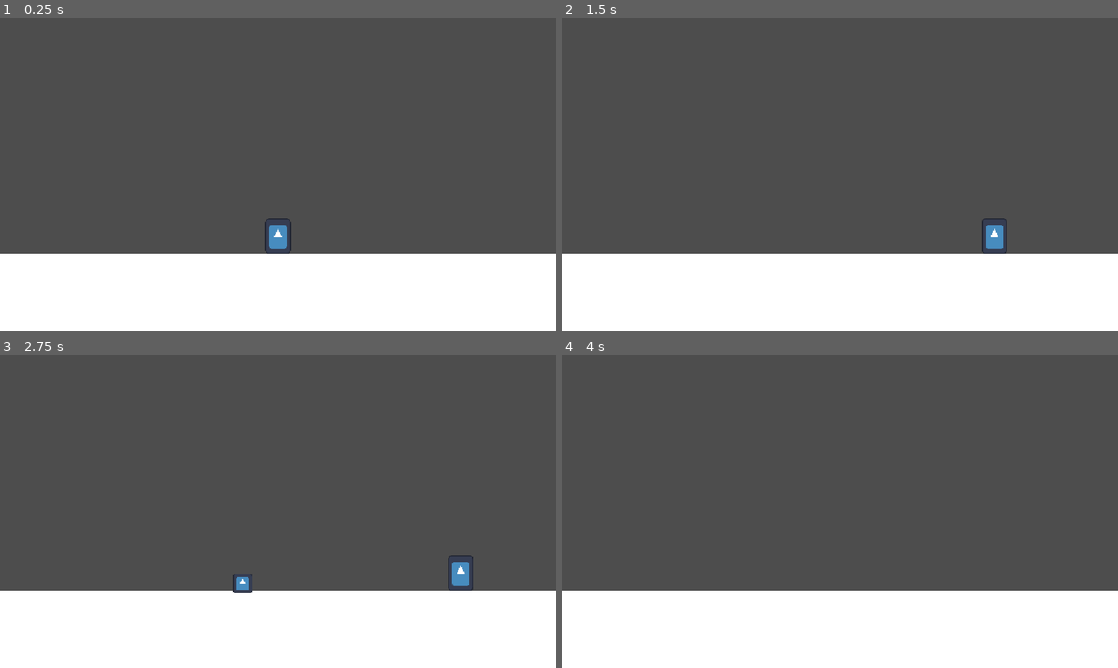
Above: before the commit, frames 1-4 (two rows, left to right).
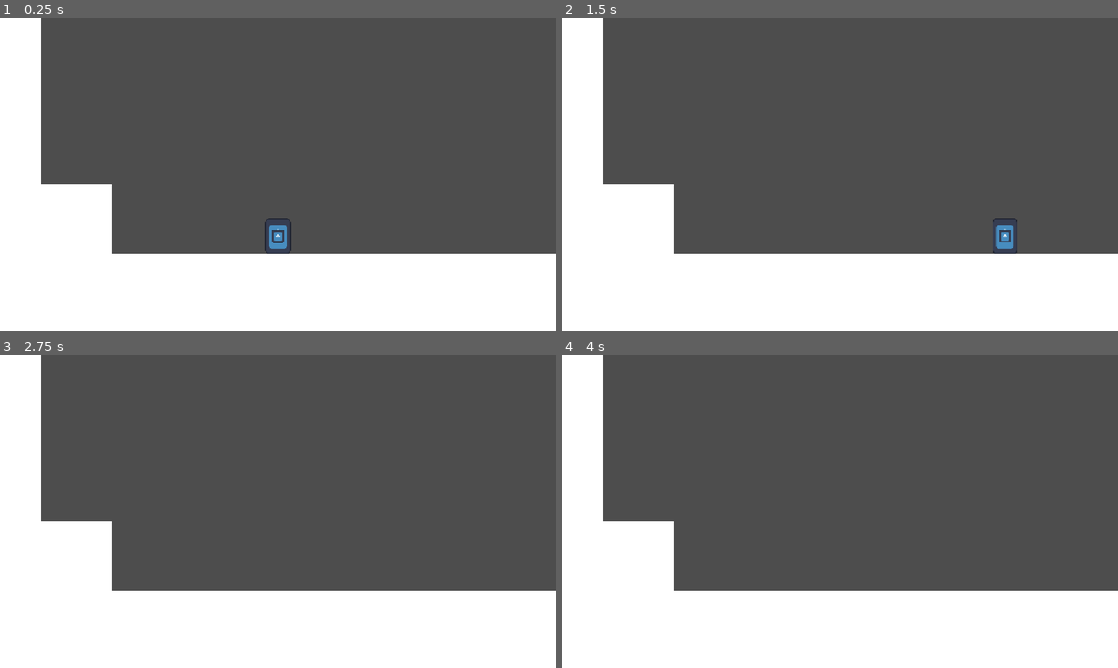
Above: after the commit, the same moments.

Repository: nilstop/SnowmanGame
Game: Godot game, scene res://stage.tscn
The game is run twice, just before and just after one commit, with the same random seed, the same clock (stepped at 60 frames per second) and the same inputs. The engine's default icon, where the game draws it, is replaced by a stand-in: a white triangle on a blue panel in a dark square.
Inputs:
- Up to frame 1 (0.25 s): no input
- Up to frame 2 (1.5 s): tap Enter at 0.5 s; hold Right (right) from 0.53 s (still down); tap X (shoot) at 0.6 s; tap Z (jump) at 0.77, 1.07 s; tap Space (water, bound only after the commit) at 0.8, 1.35 s
- Up to frame 3 (2.75 s): tap Z (jump) at 1.52, 1.55, 1.82, 2.1 s; release Right (right) at 2.03 s; hold Left (left) from 2.03 s (still down); tap X (shoot) at 2.3 s
- Up to frame 4 (4 s): release Left (left) at 2.78 s; hold Right (right) from 2.78 s (still down); tap X (shoot) at 2.85 s; tap Z (jump) at 3.02, 3.32, 3.77, 3.8 s; tap Space (water, bound only after the commit) at 3.05, 3.6 s

The runs differ from the first frame. In frame 1, 8.5% of the frame differs, in the area x 0-52%, y 0-76%; in frame 2, 8.8%; in frame 3, 8.8%, in the area x 0-86%, y 0-76%; in frame 4, 8.4%.

Commit message:
Water can slide on floor and walls, not corner facing out

Diff:
--- a/project.godot
+++ b/project.godot
@@ -21,7 +21,7 @@
 
 [global_group]
 
-floor=""
+environment=""
 
 [input]
 
@@ -55,6 +55,21 @@
 "events": [Object(InputEventKey,"resource_local_to_scene":false,"resource_name":"","device":-1,"window_id":0,"alt_press …(195 unchanged characters)…
 ]
 }
+water={
+"deadzone": 0.2,
+"events": [Object(InputEventKey,"resource_local_to_scene":false,"resource_name":"","device":-1,"window_id":0,"alt_pressed":false,"shift_pressed":false,"ctrl_pressed":false,"meta_pressed":false,"pressed":false,"keycode":0,"physical_keycode":32,"key_label":0,"unicode":32,"location":0,"echo":false,"script":null)
+]
+}
+ice={
+"deadzone": 0.2,
+"events": [Object(InputEventKey,"resource_local_to_scene":false,"resource_name":"","device":-1,"window_id":0,"alt_pressed":false,"shift_pressed":false,"ctrl_pressed":false,"meta_pressed":false,"pressed":false,"keycode":0,"physical_keycode":65,"key_label":0,"unicode":97,"location":0,"echo":false,"script":null)
+]
+}
+steam={
+"deadzone": 0.2,
+"events": [Object(InputEventKey,"resource_local_to_scene":false,"resource_name":"","device":-1,"window_id":0,"alt_pressed":false,"shift_pressed":false,"ctrl_pressed":false,"meta_pressed":false,"pressed":false,"keycode":0,"physical_keycode":67,"key_label":0,"unicode":99,"location":0,"echo":false,"script":null)
+]
+}
 
 [layer_names]
 
--- a/snowball.gd
+++ b/snowball.gd
@@ -1,4 +1,5 @@
 extends Area2D
+
 
 var velocity: Vector2
 var direction: Vector2
@@ -6,18 +7,21 @@
 
 const GRAVITY = 0.7
 const SPEED = 24.0
-const START_UP_VELOCITY = -5.0
+const START_UP_VELOCITY = -8.0
 
 func _ready() -> void:
+	# Set start velocity, extra velocity upwards if only facing right or left
 	velocity = direction * SPEED
-	if velocity.normalized() == Vector2.LEFT or velocity.normalized() == Vector2.RIGHT:
+	if velocity.normalized().y >= 0:
 		velocity += Vector2(0,START_UP_VELOCITY)
 
 func _physics_process(delta: float) -> void:
 	# Set velocity and move
 	velocity.y += GRAVITY
+	if velocity.y >= 0:
+		velocity.y += GRAVITY * 0.8
 	global_position += velocity
 
 func _on_body_entered(body: Node2D) -> void:
-	if body.is_in_group("floor"):
+	if body.is_in_group("environment"):
 		queue_free()
--- a/snowman.gd
+++ b/snowman.gd
@@ -1,45 +1,95 @@
 extends CharacterBody2D
+
+@onready var sprite: Sprite2D = $Sprite2D
+@onready var snowman_shape: CollisionShape2D = $SnowmanShape
+@onready var water_shape: CollisionShape2D = $WaterShape
+
+
+enum States {Snow, Water, Ice, Steam}
 
 @export var snowball: PackedScene
 
+var state: States = States.Snow: set = set_state
 var facing := Vector2.RIGHT
 var throw_direction: Vector2
 
+const PLACEHOLDER_SNOWMAN_SIZE = Vector2(0.4, 0.578)
+const PLACEHOLDER_WATER_SIZE = Vector2(0.2, 0.2)
 const SPEED = 400.0
+const WATER_SPEED = 600.0
 const JUMP_VELOCITY = -650.0
 const ACCELERATION = 0.1
 const DECELERATION = 0.2
 const GRAVITY = 1200
 const RELEASE_VELOCITY = -350.0
 
+func set_state(new_state):
+	water_shape.disabled = true
+	snowman_shape.disabled = true
+
+	if new_state == States.Water:
+
+		move_and_collide(Vector2.DOWN * 25)
+		water_shape.disabled = false
+		velocity = Vector2.ZERO
+		sprite.scale = PLACEHOLDER_WATER_SIZE
+
+	if new_state == States.Snow:
+
+		snowman_shape.disabled = false
+
+		sprite.scale = PLACEHOLDER_SNOWMAN_SIZE
+
+	state = new_state
+
 func _physics_process(delta: float) -> void:
-	# Add the gravity.
-	if not is_on_floor():
-		velocity.y += GRAVITY * delta
-		if velocity.y >= -200:
-			velocity.y += GRAVITY * 1.1 * delta
+	#region Snowman
+	if state == States.Snow:
+		# Add the gravity.
+		if not is_on_floor():
+			velocity.y += GRAVITY * delta
+			if velocity.y >= -200:
+				velocity.y += GRAVITY * 1.1 * delta
+		# Handle jump.
+		if Input.is_action_just_pressed("jump") and is_on_floor():
+			velocity.y = JUMP_VELOCITY
+		if Input.is_action_just_released("jump") and not is_on_floor() and velocity.y <= RELEASE_VELOCITY:
+			velocity.y = RELEASE_VELOCITY
+		# Get the input direction and handle the movement/deceleration.
+		var direction := Input.get_axis("left", "right")
+		set_facing(direction)
+		if direction:
+			velocity.x = lerp(velocity.x, direction * SPEED, ACCELERATION)
+		else:
+			velocity.x = lerp(velocity.x, 0.0, DECELERATION)
+	#endregion
+	#region water
+	if state == States.Water:
 
-	# Handle jump.
-	if Input.is_action_just_pressed("jump") and is_on_floor():
-		velocity.y = JUMP_VELOCITY
-	if Input.is_action_just_released("jump") and not is_on_floor() and velocity.y <= RELEASE_VELOCITY:
-		velocity.y = RELEASE_VELOCITY
-	# Get the input direction and handle the movement/deceleration.
-	# As good practice, you should replace UI actions with custom gameplay actions.
-	var direction := Input.get_axis("left", "right")
-	set_facing(direction)
-	if direction:
-		velocity.x = lerp(velocity.x, direction * SPEED, ACCELERATION)
-	else:
-		velocity.x = lerp(velocity.x, 0.0, DECELERATION)
-
+		var x_dir = Input.get_axis("left", "right")
+		var y_dir = Input.get_axis("up", "down")
+		if is_on_floor() or is_on_ceiling():
+			velocity.x = x_dir * WATER_SPEED
+		else:
+			velocity.x = 0
+		if is_on_wall():
+			velocity.y = y_dir * WATER_SPEED
+		else:
+			velocity.y = 0
+	#endregion
 	move_and_slide()
 
 func _process(_delta: float) -> void:
-	if Input.is_action_just_pressed("shoot"):
-		inst(snowball)
+	if state == States.Snow:
+		if Input.is_action_just_pressed("shoot"):
+			inst_snowball(snowball)
+		if Input.is_action_just_pressed("water") and is_on_floor():
+			set_state(States.Water)
+	if state == States.Water:
+		if Input.is_action_just_released("water"):
+			set_state(States.Snow)
 
-func inst(scene: PackedScene):
+func inst_snowball(scene: PackedScene):
 	var instance = scene.instantiate()
 	instance.global_position = global_position
 	instance.direction = get_throw_direction()
--- a/snowman.tscn
+++ b/snowman.tscn
@@ -4,17 +4,28 @@
 [ext_resource type="Script" uid="uid://d3vqimghd6v3w" path="res://snowman.gd" id="1_nxjs2"]
 [ext_resource type="PackedScene" uid="uid://bc6pnkwxpuubo" path="res://snowball.tscn" id="2_shg61"]
 
-[sub_resource type="RectangleShape2D" id="RectangleShape2D_nxjs2"]
-size = Vector2(52, 74)
+[sub_resource type="CapsuleShape2D" id="CapsuleShape2D_shg61"]
+radius = 25.0
+height = 74.0
+
+[sub_resource type="CircleShape2D" id="CircleShape2D_shg61"]
+radius = 13.0
 
 [node name="Snowman" type="CharacterBody2D" unique_id=1185700769]
 collision_layer = 2
 script = ExtResource("1_nxjs2")
 snowball = ExtResource("2_shg61")
 
-[node name="CollisionShape2D" type="CollisionShape2D" parent="." unique_id=988651513]
-shape = SubResource("RectangleShape2D_nxjs2")
-
 [node name="Sprite2D" type="Sprite2D" parent="." unique_id=1898173533]
 scale = Vector2(0.40625, 0.578125)
 texture = ExtResource("1_mklb1")
+
+[node name="Sprite2D2" type="Sprite2D" parent="." unique_id=97363000]
+scale = Vector2(0.2, 0.2)
+texture = ExtResource("1_mklb1")
+
+[node name="SnowmanShape" type="CollisionShape2D" parent="." unique_id=988651513]
+shape = SubResource("CapsuleShape2D_shg61")
+
+[node name="WaterShape" type="CollisionShape2D" parent="." unique_id=583217735]
+shape = SubResource("CircleShape2D_shg61")
--- a/stage.tscn
+++ b/stage.tscn
@@ -4,23 +4,51 @@
 
 [sub_resource type="BoxMesh" id="BoxMesh_x1kum"]
 
+[sub_resource type="BoxMesh" id="BoxMesh_6eo5e"]
+
+[sub_resource type="BoxMesh" id="BoxMesh_aees8"]
+
 [sub_resource type="RectangleShape2D" id="RectangleShape2D_6eo5e"]
 size = Vector2(1152, 163)
 
+[sub_resource type="RectangleShape2D" id="RectangleShape2D_rnkuw"]
+size = Vector2(232, 197)
+
+[sub_resource type="RectangleShape2D" id="RectangleShape2D_gx6sy"]
+size = Vector2(85, 540)
+
 [node name="Stage" type="Node2D" unique_id=1676748078]
 
-[node name="Floor" type="StaticBody2D" parent="." unique_id=899758355 groups=["floor"]]
+[node name="Environment" type="StaticBody2D" parent="." unique_id=899758355 groups=["environment"]]
 position = Vector2(576, 530)
 collision_mask = 0
 
-[node name="MeshInstance2D" type="MeshInstance2D" parent="Floor" unique_id=1408427238]
+[node name="MeshInstance2D" type="MeshInstance2D" parent="Environment" unique_id=1408427238]
 position = Vector2(7.6293945e-06, 39.24997)
 scale = Vector2(1152, 161.49995)
 mesh = SubResource("BoxMesh_x1kum")
 
-[node name="CollisionShape2D" type="CollisionShape2D" parent="Floor" unique_id=152943185]
+[node name="MeshInstance2D2" type="MeshInstance2D" parent="Environment" unique_id=793936959]
+position = Vector2(-460, -33.500046)
+scale = Vector2(232, 306.99997)
+mesh = SubResource("BoxMesh_6eo5e")
+
+[node name="MeshInstance2D3" type="MeshInstance2D" parent="Environment" unique_id=1543508880]
+position = Vector2(-533.5, -205.00002)
+scale = Vector2(85, 649.99994)
+mesh = SubResource("BoxMesh_aees8")
+
+[node name="CollisionShape2D" type="CollisionShape2D" parent="Environment" unique_id=152943185]
 position = Vector2(0, 40.5)
 shape = SubResource("RectangleShape2D_6eo5e")
 
+[node name="CollisionShape2D2" type="CollisionShape2D" parent="Environment" unique_id=1573655255]
+position = Vector2(-460, -88.5)
+shape = SubResource("RectangleShape2D_rnkuw")
+
+[node name="CollisionShape2D3" type="CollisionShape2D" parent="Environment" unique_id=882403648]
+position = Vector2(-533.5, -260)
+shape = SubResource("RectangleShape2D_gx6sy")
+
 [node name="Snowman" parent="." unique_id=1185700769 instance=ExtResource("1_6eo5e")]
 position = Vector2(576, 410)
